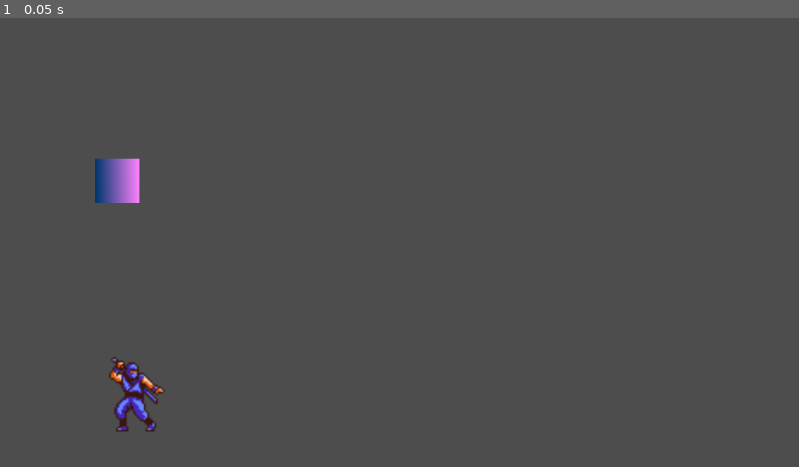
Above: before the commit, frame 1.
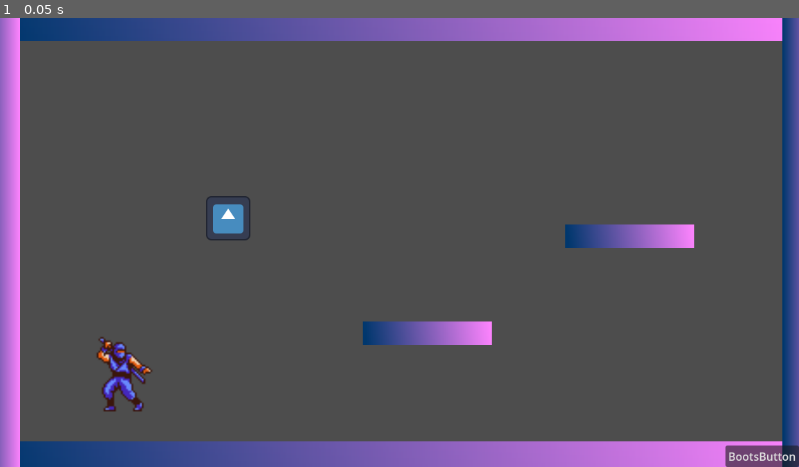
Above: after the commit, the same moment.

Repository: Rayvet24/movimiento_2D_en_godot
Game: Godot game, scene res://main.tscn
The game is run twice, just before and just after one commit, with the same random seed, the same clock (stepped at 60 frames per second) and the same inputs. Before the commit the project has no main scene; this scene is started directly in both runs. The engine's default icon, where the game draws it, is replaced by a stand-in: a white triangle on a blue panel in a dark square.
Inputs:
- Up to frame 1 (0.05 s): no input

The runs differ from the first frame. In frame 1, 19% of the frame differs, in the area x 0-100%, y 0-100%.

Commit message:
Diseño de nivel + lamp
diseño de nivel en main para poder mostrar el movimiento mas la implementación de lamp como un objeto hiteable para la mecánica de salto en el aire, además de la implementación de un botón para seleccionar si aplicar el efecto de las botas o no. y la configuración de mapeo de teclas

Diff:
--- /dev/null
+++ b/movimiento-2d-en-godot/lamp.tscn
@@ -0,0 +1,17 @@
+[gd_scene format=3 uid="uid://b5dx1amm37k6c"]
+
+[ext_resource type="Texture2D" uid="uid://bxo01o1l18kg0" path="res://icon.svg" id="1_bekw5"]
+
+[sub_resource type="RectangleShape2D" id="RectangleShape2D_uno5e"]
+size = Vector2(64, 64)
+
+[node name="Lamp" type="Area2D" unique_id=143739474]
+position = Vector2(244, 249)
+metadata/_edit_group_ = true
+
+[node name="CollisionShape2D" type="CollisionShape2D" parent="." unique_id=857592856]
+shape = SubResource("RectangleShape2D_uno5e")
+
+[node name="Sprite2D" type="Sprite2D" parent="." unique_id=1375395824]
+scale = Vector2(0.5, 0.5)
+texture = ExtResource("1_bekw5")
--- a/movimiento-2d-en-godot/main.tscn
+++ b/movimiento-2d-en-godot/main.tscn
@@ -2,10 +2,49 @@
 
 [ext_resource type="PackedScene" uid="uid://dumvaagjq3ket" path="res://player.tscn" id="1_0xm2m"]
 [ext_resource type="PackedScene" uid="uid://c0tqyo3h6uwua" path="res://platforms.tscn" id="2_h2yge"]
+[ext_resource type="PackedScene" uid="uid://b5dx1amm37k6c" path="res://lamp.tscn" id="3_h2yge"]
 
 [node name="Main" type="Node" unique_id=1667012830]
 
 [node name="Player" parent="." unique_id=1860331272 instance=ExtResource("1_0xm2m")]
 
 [node name="Platform" parent="." unique_id=1505565618 instance=ExtResource("2_h2yge")]
-position = Vector2(87, 150)
+position = Vector2(575, 643)
+scale = Vector2(18.640001, 1)
+
+[node name="Platform2" parent="." unique_id=1328967918 instance=ExtResource("2_h2yge")]
+position = Vector2(616, 455)
+scale = Vector2(2.92, 0.52)
+
+[node name="Platform3" parent="." unique_id=466359760 instance=ExtResource("2_h2yge")]
+position = Vector2(908, 315)
+scale = Vector2(2.92, 0.52)
+
+[node name="Platform4" parent="." unique_id=1519505207 instance=ExtResource("2_h2yge")]
+position = Vector2(568, 1)
+scale = Vector2(18.319998, 1)
+
+[node name="Platform5" parent="." unique_id=1255411789 instance=ExtResource("2_h2yge")]
+position = Vector2(-3, 315)
+scale = Vector2(1, 11.24)
+
+[node name="Platform6" parent="." unique_id=1539957024 instance=ExtResource("2_h2yge")]
+position = Vector2(1160, 323)
+scale = Vector2(1, 11.039999)
+
+[node name="BootsButton" type="Button" parent="." unique_id=105930657]
+anchors_preset = 3
+anchor_left = 1.0
+anchor_top = 1.0
+anchor_right = 1.0
+anchor_bottom = 1.0
+offset_left = -106.0
+offset_top = -31.0
+grow_horizontal = 0
+grow_vertical = 0
+size_flags_horizontal = 4
+size_flags_vertical = 4
+text = "BootsButton"
+
+[node name="Lamp" parent="." unique_id=143739474 instance=ExtResource("3_h2yge")]
+position = Vector2(329, 289)
--- a/movimiento-2d-en-godot/platforms.tscn
+++ b/movimiento-2d-en-godot/platforms.tscn
@@ -8,11 +8,12 @@
 fill_from = Vector2(0, 0.02173913)
 
 [node name="Platform" type="Node2D" unique_id=1505565618]
+position = Vector2(120, 69)
+metadata/_edit_group_ = true
 
 [node name="Area" type="Area2D" parent="." unique_id=791874452]
 
 [node name="Collision" type="CollisionShape2D" parent="Area" unique_id=1417158081]
 
 [node name="Texture" type="Sprite2D" parent="." unique_id=972221119]
-position = Vector2(82, 85)
 texture = SubResource("GradientTexture2D_y362q")
--- a/movimiento-2d-en-godot/player.tscn
+++ b/movimiento-2d-en-godot/player.tscn
@@ -2,12 +2,23 @@
 
 [ext_resource type="Texture2D" uid="uid://bjeysos7aocq8" path="res://spritesheet.png" id="1_4flbx"]
 
+[sub_resource type="RectangleShape2D" id="RectangleShape2D_4flbx"]
+size = Vector2(41, 94.5)
+
 [node name="Player" type="Area2D" unique_id=48319274]
+position = Vector2(-18, -30)
+gravity_point = true
+gravity_point_unit_distance = 1.0
+gravity_point_center = Vector2(1, 1)
+gravity_direction = Vector2(1, 1)
+metadata/_edit_group_ = true
 
 [node name="Collision" type="CollisionShape2D" parent="." unique_id=1763303889]
+position = Vector2(191.5, 550.25)
+shape = SubResource("RectangleShape2D_4flbx")
 
 [node name="Sprite" type="Sprite2D" parent="." unique_id=2022361919]
-position = Vector2(195.00002, 537)
+position = Vector2(195, 538.00006)
 scale = Vector2(2.5, 2.5)
 texture = ExtResource("1_4flbx")
 hframes = 4
--- a/movimiento-2d-en-godot/project.godot
+++ b/movimiento-2d-en-godot/project.godot
@@ -11,8 +11,32 @@
 [application]
 
 config/name="movimiento 2D en godot"
+run/main_scene="uid://d3ou3kegumbus"
 config/features=PackedStringArray("4.6", "GL Compatibility")
 config/icon="res://icon.svg"
+
+[input]
+
+move_left={
+"deadzone": 0.2,
+"events": [Object(InputEventKey,"resource_local_to_scene":false,"resource_name":"","device":-1,"window_id":0,"alt_pressed":false,"shift_pressed":false,"ctrl_pressed":false,"meta_pressed":false,"pressed":false,"keycode":0,"physical_keycode":65,"key_label":0,"unicode":97,"location":0,"echo":false,"script":null)
+]
+}
+move_right={
+"deadzone": 0.2,
+"events": [Object(InputEventKey,"resource_local_to_scene":false,"resource_name":"","device":-1,"window_id":0,"alt_pressed":false,"shift_pressed":false,"ctrl_pressed":false,"meta_pressed":false,"pressed":false,"keycode":0,"physical_keycode":68,"key_label":0,"unicode":100,"location":0,"echo":false,"script":null)
+]
+}
+jump={
+"deadzone": 0.2,
+"events": [Object(InputEventKey,"resource_local_to_scene":false,"resource_name":"","device":-1,"window_id":0,"alt_pressed":false,"shift_pressed":false,"ctrl_pressed":false,"meta_pressed":false,"pressed":false,"keycode":0,"physical_keycode":32,"key_label":0,"unicode":32,"location":0,"echo":false,"script":null)
+]
+}
+attack={
+"deadzone": 0.2,
+"events": [Object(InputEventKey,"resource_local_to_scene":false,"resource_name":"","device":-1,"window_id":0,"alt_pressed":false,"shift_pressed":false,"ctrl_pressed":false,"meta_pressed":false,"pressed":false,"keycode":0,"physical_keycode":70,"key_label":0,"unicode":102,"location":0,"echo":false,"script":null)
+]
+}
 
 [physics]
 
